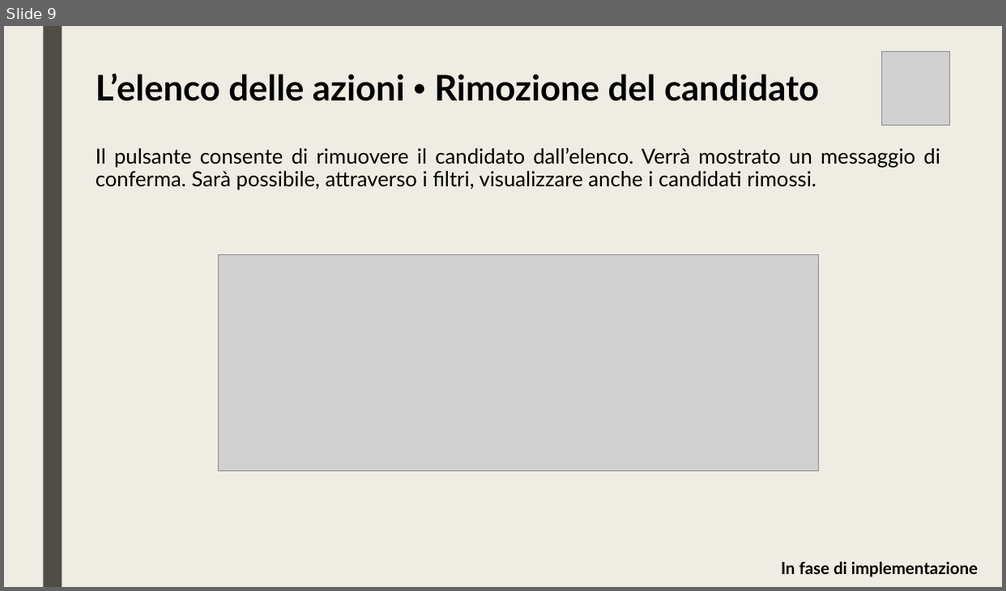
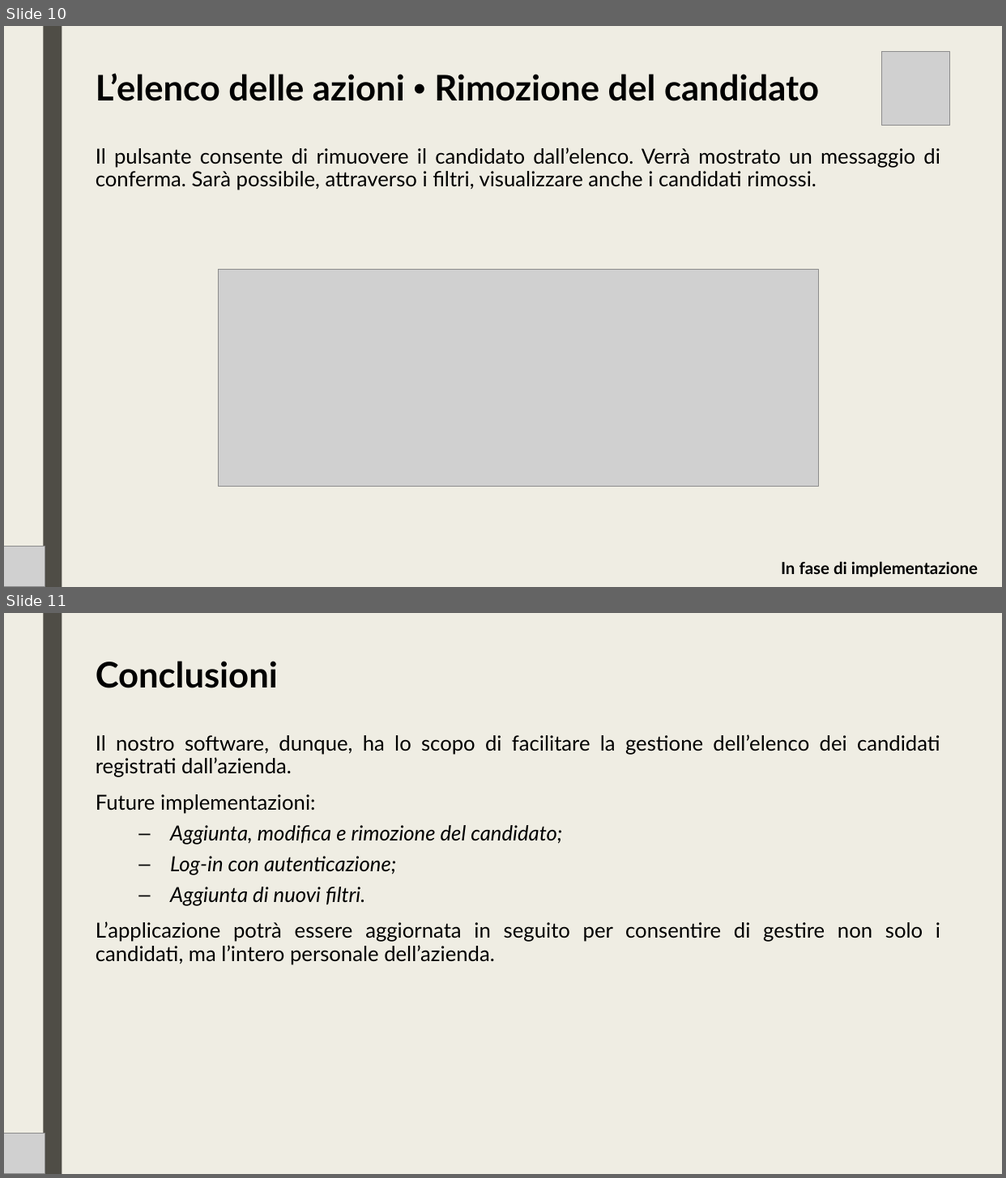
Before and after one commit to lt-scuolalavoro/suit, a slide deck: resources/Suit Database.pptx. Shown one above the other, each under a label of ours: slide 9 before the commit, slides 10 and 11 after it. The pictures are 1006x591 and 1006x1178 pixels, drawn with LibreOffice and Linux fonts; fonts in the diff are those of the drawing; grey boxes stand for pictures. Boxes give left, top, right and bottom in pixels: in the first picture for what was removed or moved away, otherwise in the second. Text is boxed around its words. In the diff, an @@ line names an element or a change of style, - is before the commit and + after.

```diff
--- a/resources/Suit Database.pptx
+++ b/resources/Suit Database.pptx
@@ slide 11 added at bbox=[4, 613, 1002, 1174], background #EFEDE3; not listed: 1 template element that a slide beside it also shows @@
@@ title added at bbox=[96, 661, 278, 688], 34 pt, text #000000, bold @@
+Conclusioni
@@ text added at bbox=[96, 735, 940, 965], 20 pt, text #000000 @@
+Il nostro software, dunque, ha lo scopo di facilitare la gestione dell’elenco dei candidati registrati dall’azienda.
+Future implementazioni:
+  – Aggiunta, modifica e rimozione del candidato;
+  – Log-in con autenticazione;
+  – Aggiunta di nuovi filtri.
+L’applicazione potrà essere aggiornata in seguito per consentire di gestire non solo i candidati, ma l’intero personale dell’azienda.
@@ picture added at bbox=[4, 1133, 45, 1174] @@
@@ what was slide 9 is now slide 10 @@
@@ slide 10 changed as well @@
@@ picture: place and size @@
-picture at bbox=[218, 255, 818, 472]
+picture at bbox=[218, 270, 818, 486]
@@ picture added at bbox=[4, 546, 45, 587] @@
```
Also in this commit, not shown: 8 other slides changed, 1 other slide added, 1 other file.
